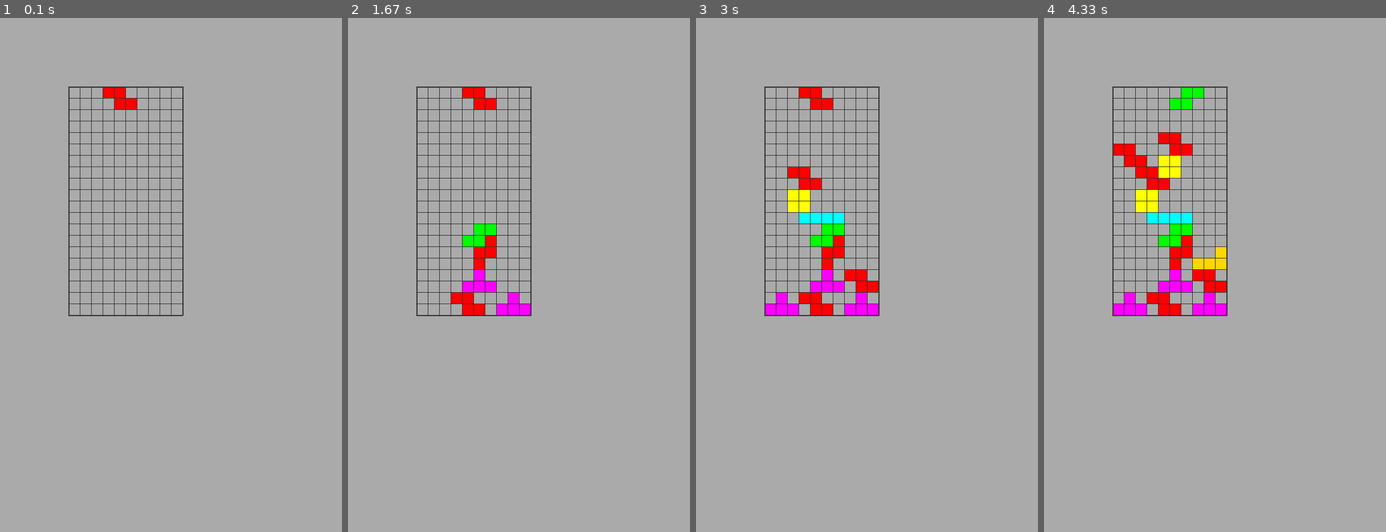
Above: before the commit, frames 1-4 (left to right).
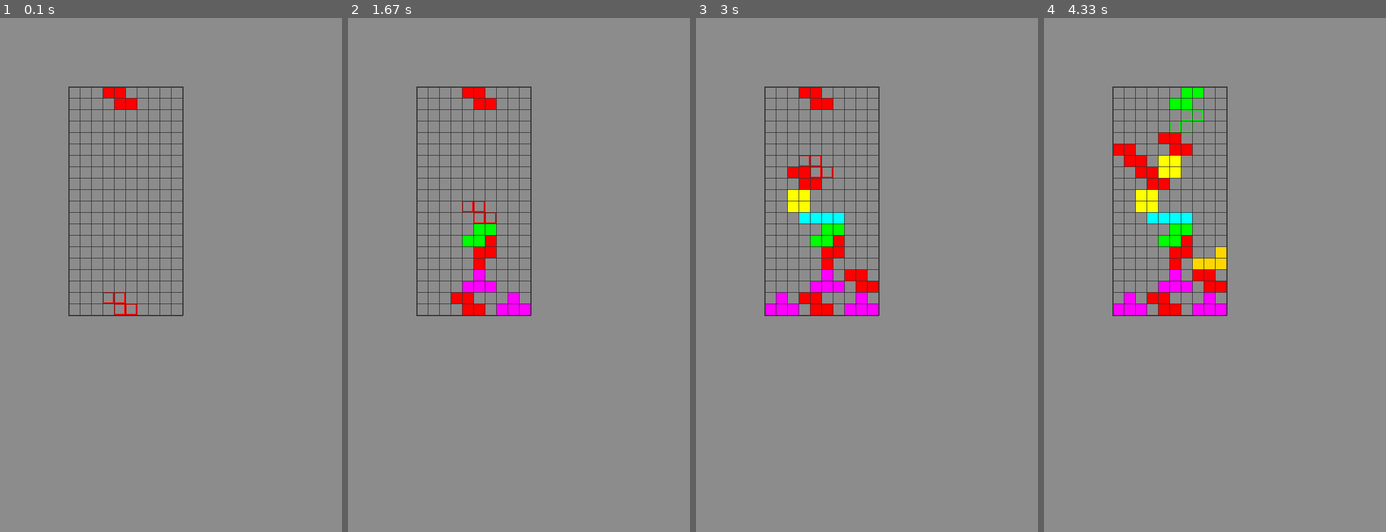
Above: after the commit, the same moments.

Repository: ryanmramos/tetris_pygame
Game: pygame game, started from main.py
Same seed, same stepped clock (60 frames per second), same inputs: the game is played once before the commit and once after it.
Inputs:
- Up to frame 1 (0.1 s): no input
- Up to frame 2 (1.67 s): tap Space at 0.33, 0.73, 1.03, 1.23, 1.57 s; hold Right 0.67-1.13 s; hold Up 1.17-1.47 s; hold Right from 1.5 s (still down)
- Up to frame 3 (3 s): tap Space at 1.87, 2.07, 2.37, 2.63, 2.97 s; release Right at 1.97 s; hold Left 2-2.53 s; hold Down 2.57-2.87 s; hold Left from 2.9 s (still down)
- Up to frame 4 (4.33 s): tap Space at 3.27, 3.4, 3.8, 4.1 s; release Left at 3.3 s; hold Up 3.33-3.7 s; hold Right from 3.73 s (still down)

The runs differ from the first frame. In frame 1, 98% of the frame differs, in the area x 0-100%, y 0-100%; in frame 2, 97%; in frame 3, 95%; in frame 4, 94%.

Commit message:
implemented shadow, next is bag algorithm

Diff:
--- a/i_shape.py
+++ b/i_shape.py
@@ -8,13 +8,13 @@
 
 class I_shape(Shape):
     def __init__(self, UNIT_LENGTH, WIDTH, HEIGHT):
-        super().__init__(UNIT_LENGTH, WIDTH, HEIGHT)
         self.color = CYAN
         self.left_most_grid = 3
         self.right_most_grid = 6
         self.UNIT_LENGTH = UNIT_LENGTH
         self.grid_cords = [pg.Vector2(3, 1), pg.Vector2(4, 1), pg.Vector2(5, 1), pg.Vector2(6, 1)]
         self.rotate_about = pg.Vector2(5, 2)
+        super().__init__(UNIT_LENGTH, WIDTH, HEIGHT)
 
     # def move_left(self):
     #     if self.left_most_grid > 0:
--- a/j_shape.py
+++ b/j_shape.py
@@ -8,13 +8,13 @@
 
 class J_shape(Shape):
     def __init__(self, UNIT_LENGTH, WIDTH, HEIGHT):
-        super().__init__(UNIT_LENGTH, WIDTH, HEIGHT)
         self.color = BLUE
         self.left_most_grid = 3
         self.right_most_grid = 5
         self.UNIT_LENGTH = UNIT_LENGTH
         self.grid_cords = [pg.Vector2(3, 0), pg.Vector2(3, 1), pg.Vector2(4, 1), pg.Vector2(5, 1)]
         self.rotate_about = pg.Vector2(4.5, 1.5)
+        super().__init__(UNIT_LENGTH, WIDTH, HEIGHT)
 
     # def move_left(self):
     #     if self.left_most_grid > 0:
--- a/l_shape.py
+++ b/l_shape.py
@@ -8,13 +8,13 @@
 
 class L_shape(Shape):
     def __init__(self, UNIT_LENGTH, WIDTH, HEIGHT):
-        super().__init__(UNIT_LENGTH, WIDTH, HEIGHT)
         self.color = ORANGE
         self.left_most_grid = 3
         self.right_most_grid = 5
         self.UNIT_LENGTH = UNIT_LENGTH
         self.grid_cords = [pg.Vector2(5, 0), pg.Vector2(3, 1), pg.Vector2(4, 1), pg.Vector2(5, 1)]
         self.rotate_about = pg.Vector2(4.5, 1.5)
+        super().__init__(UNIT_LENGTH, WIDTH, HEIGHT)
 
     # def move_left(self):
     #     if self.left_most_grid > 0:
--- a/main.py
+++ b/main.py
@@ -29,7 +29,7 @@
 BLACK = (0, 0, 0)
 RED = (255, 0 ,0)
 YELLOW = (255, 255, 0)
-GREY = (170, 170, 170)
+GREY = (140, 140, 140)
 
 # Unit length
 UNIT_LENGTH = 20
@@ -53,6 +53,9 @@
 
     pg.display.update()
 
+# def fill_bag():
+#     bag
+
 def get_random_shape():
     # return O_shape(UNIT_LENGTH, WIDTH, HEIGHT)
     i = random.randint(0, 7)
@@ -72,6 +75,7 @@
         return Z_shape(UNIT_LENGTH, WIDTH, HEIGHT)
 
 def place_and_check(placed_shapes, moving_shape):
+    moving_shape.moving = False
     placed_shapes.append(moving_shape)
     checked_rows = []
     rows_to_destroy = []
--- a/o_shape.py
+++ b/o_shape.py
@@ -8,13 +8,13 @@
 
 class O_shape(Shape):
     def __init__(self, UNIT_LENGTH, WIDTH, HEIGHT):
-        super().__init__(UNIT_LENGTH, WIDTH, HEIGHT)
         self.color = YELLOW
         self.left_most_grid = 4
         self.right_most_grid = 5
         self.UNIT_LENGTH = UNIT_LENGTH
         self.grid_cords = [pg.Vector2(4, 0), pg.Vector2(5, 0), pg.Vector2(4, 1), pg.Vector2(5, 1)]
         self.rotate_about = pg.Vector2(5, 1)
+        super().__init__(UNIT_LENGTH, WIDTH, HEIGHT)
 
     # def move_left(self):
     #     if self.left_most_grid > 0:
--- a/s_shape.py
+++ b/s_shape.py
@@ -8,13 +8,13 @@
 
 class S_shape(Shape):
     def __init__(self, UNIT_LENGTH, WIDTH, HEIGHT):
-        super().__init__(UNIT_LENGTH, WIDTH, HEIGHT)
         self.color = GREEN
         self.left_most_grid = 3
         self.right_most_grid = 5
         self.UNIT_LENGTH = UNIT_LENGTH
         self.grid_cords = [pg.Vector2(4, 0), pg.Vector2(5, 0), pg.Vector2(3, 1), pg.Vector2(4, 1)]
         self.rotate_about = pg.Vector2(4.5, 1.5)
+        super().__init__(UNIT_LENGTH, WIDTH, HEIGHT)
 
     # def move_left(self):
     #     if self.left_most_grid > 0:
--- a/shapes.py
+++ b/shapes.py
@@ -28,12 +28,34 @@
         self.WIDTH = WIDTH
         self.HEIGHT = HEIGHT
         self.rotate_num = 0
+        self.moving = True
+        self.get_distance_down()
+
+    def get_distance_down(self):
+        can_go_further_down = True
+        distance_down = 0
+        while can_go_further_down:
+            for cord in self.grid_cords:
+                cordX = (int) (cord.x)
+                cordY = (int) (cord.y)
+                if cordY + distance_down + 1 >= self.grid.num_rows or self.grid.grid[cordY + distance_down + 1][cordX] == 1:
+                    can_go_further_down = False
+                    break
+            if can_go_further_down:
+                distance_down += 1
+        self.distance_down = distance_down
 
     def draw_shape(self, WIN):
         for cord in self.grid_cords:
             pg.draw.rect(WIN, self.color,
                 pg.Rect(120 + cord.x * self.UNIT_LENGTH, 120 + cord.y * self.UNIT_LENGTH,
                 self.UNIT_LENGTH, self.UNIT_LENGTH))
+
+        if self.moving:
+            for cord in self.grid_cords:
+                pg.draw.rect(WIN, self.color,
+                    pg.Rect(120 + cord.x * self.UNIT_LENGTH, 120 + (cord.y + self.distance_down) * self.UNIT_LENGTH,
+                    self.UNIT_LENGTH, self.UNIT_LENGTH), 2)
 
     def rotate(self):
         # rotation done in subclass
@@ -55,6 +77,8 @@
             self.left_most_grid -= difference
             self.right_most_grid -= difference
 
+        self.get_distance_down()
+
         self.rotate_num += 1
         self.rotate_num %= 4
 
@@ -72,6 +96,7 @@
         for cord in self.grid_cords:
             cord.update(cord.x, cord.y + 1)
         self.rotate_about.update(self.rotate_about.x, self.rotate_about.y + 1)
+        self.get_distance_down()
         return True
 
     def move_left(self):
@@ -87,6 +112,7 @@
         self.rotate_about.update(self.rotate_about.x - 1, self.rotate_about.y)
         self.left_most_grid -= 1
         self.right_most_grid -= 1
+        self.get_distance_down()
 
     def move_right(self):
         for cord in self.grid_cords:
@@ -100,3 +126,4 @@
         self.rotate_about.update(self.rotate_about.x + 1, self.rotate_about.y)
         self.left_most_grid += 1
         self.right_most_grid += 1
+        self.get_distance_down()
--- a/t_shape.py
+++ b/t_shape.py
@@ -8,13 +8,13 @@
 
 class T_shape(Shape):
     def __init__(self, UNIT_LENGTH, WIDTH, HEIGHT):
-        super().__init__(UNIT_LENGTH, WIDTH, HEIGHT)
         self.color = PURPLE
         self.left_most_grid = 3
         self.right_most_grid = 5
         self.UNIT_LENGTH = UNIT_LENGTH
         self.grid_cords = [pg.Vector2(4, 0), pg.Vector2(3, 1), pg.Vector2(4, 1), pg.Vector2(5, 1)]
         self.rotate_about = pg.Vector2(4.5, 1.5)
+        super().__init__(UNIT_LENGTH, WIDTH, HEIGHT)
 
     # def move_left(self):
     #     if self.left_most_grid > 0:
--- a/z_shape.py
+++ b/z_shape.py
@@ -8,13 +8,13 @@
 
 class Z_shape(Shape):
     def __init__(self, UNIT_LENGTH, WIDTH, HEIGHT):
-        super().__init__(UNIT_LENGTH, WIDTH, HEIGHT)
         self.color = RED
         self.left_most_grid = 3
         self.right_most_grid = 5
         self.UNIT_LENGTH = UNIT_LENGTH
         self.grid_cords = [pg.Vector2(3, 0), pg.Vector2(4, 0), pg.Vector2(4, 1), pg.Vector2(5, 1)]
         self.rotate_about = pg.Vector2(4.5, 1.5)
+        super().__init__(UNIT_LENGTH, WIDTH, HEIGHT)
 
     # def move_left(self):
     #     if self.left_most_grid > 0:
